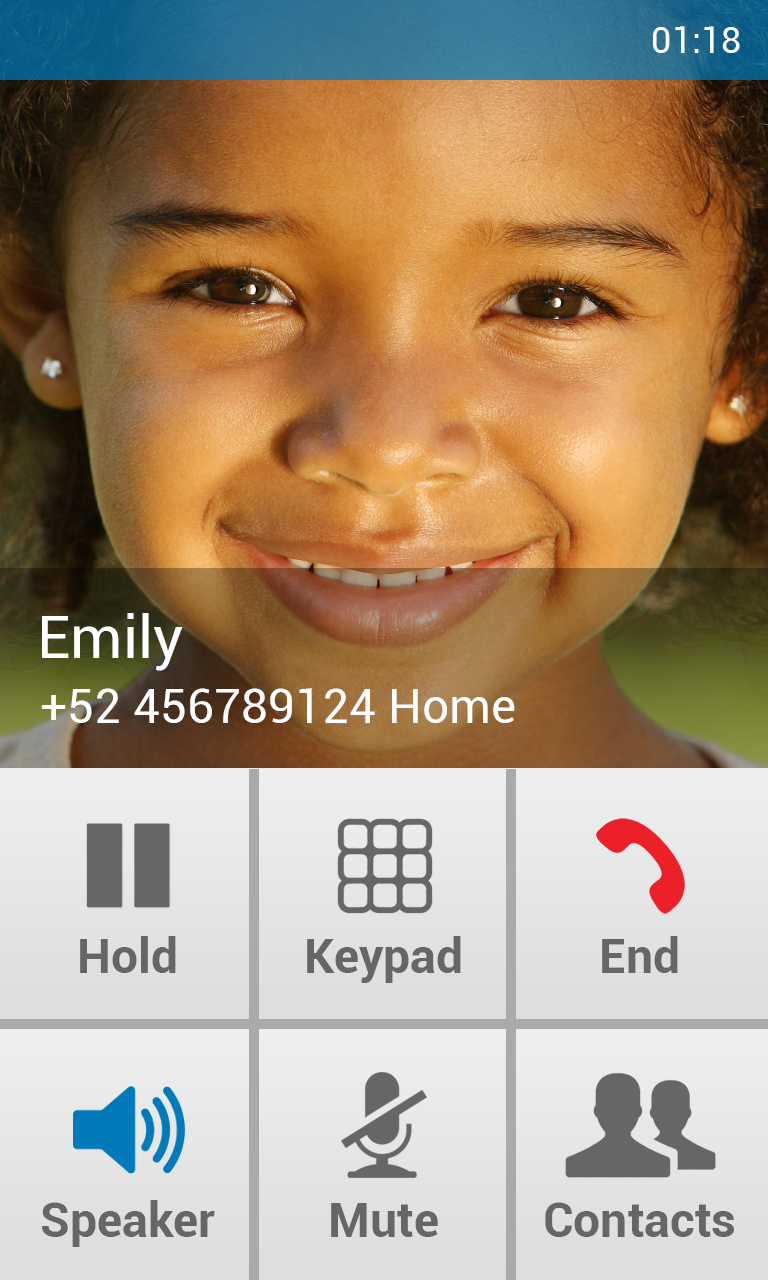
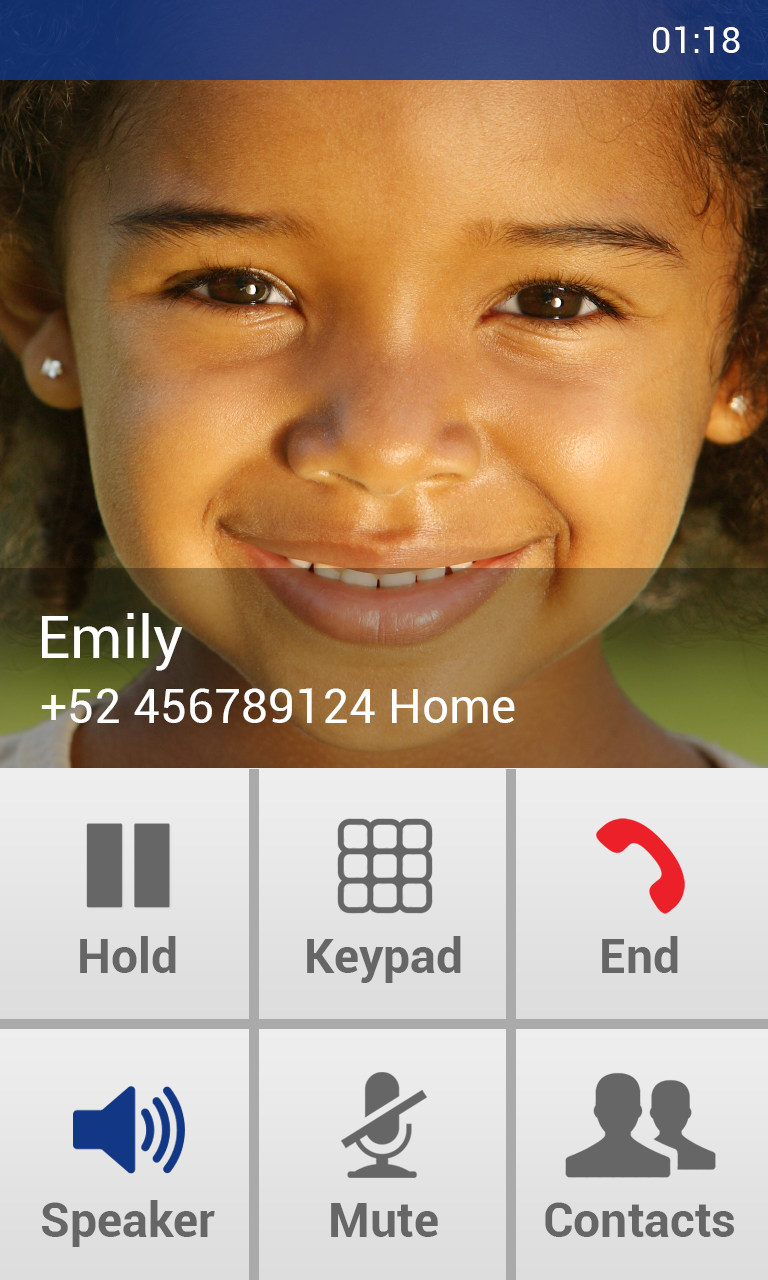
Layer changes from the first 768px x 1280px image to the second:
"bg" (1st of 3, in "status"): opacity 70% → 80% over [0, 0, 768, 80]
